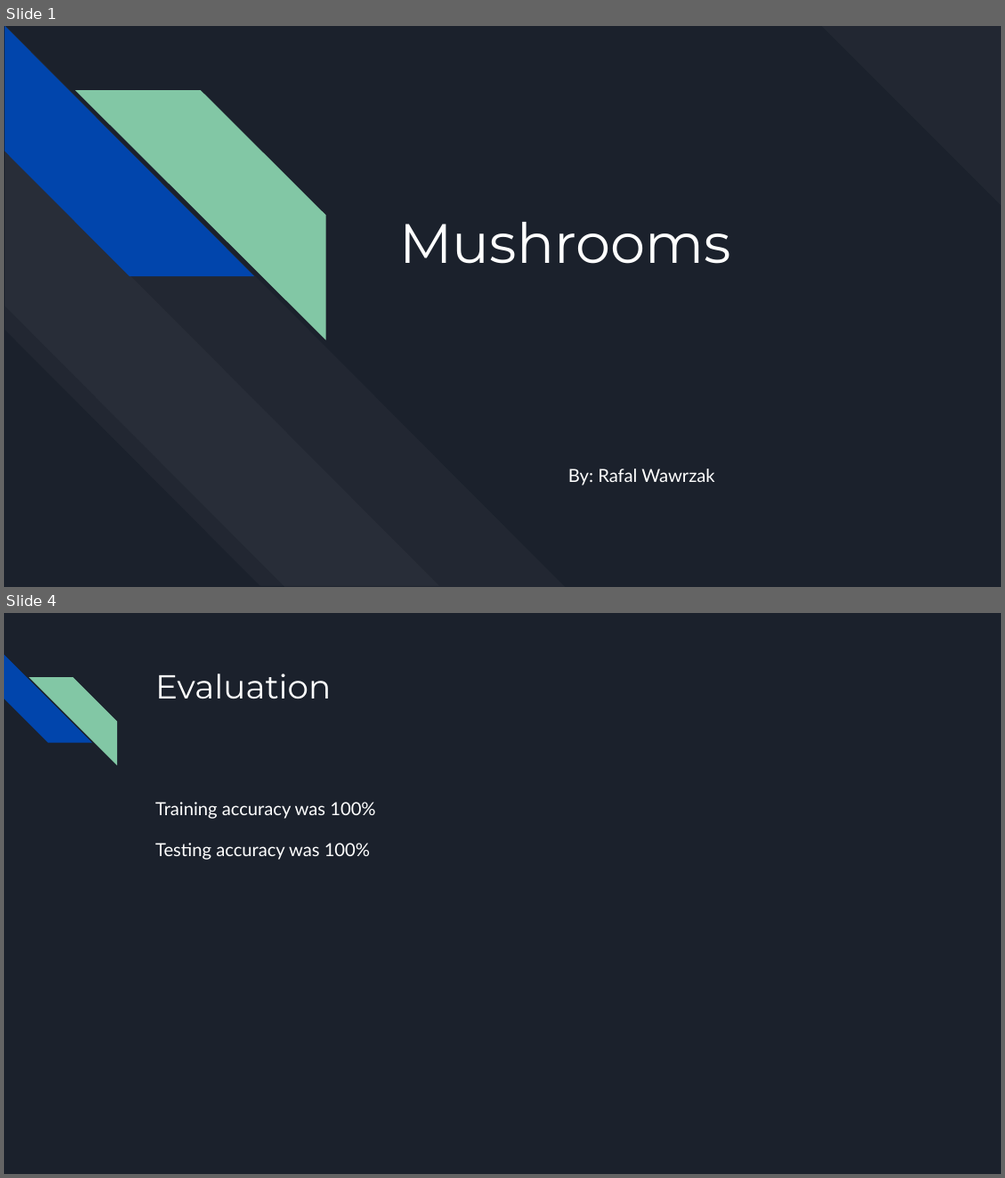
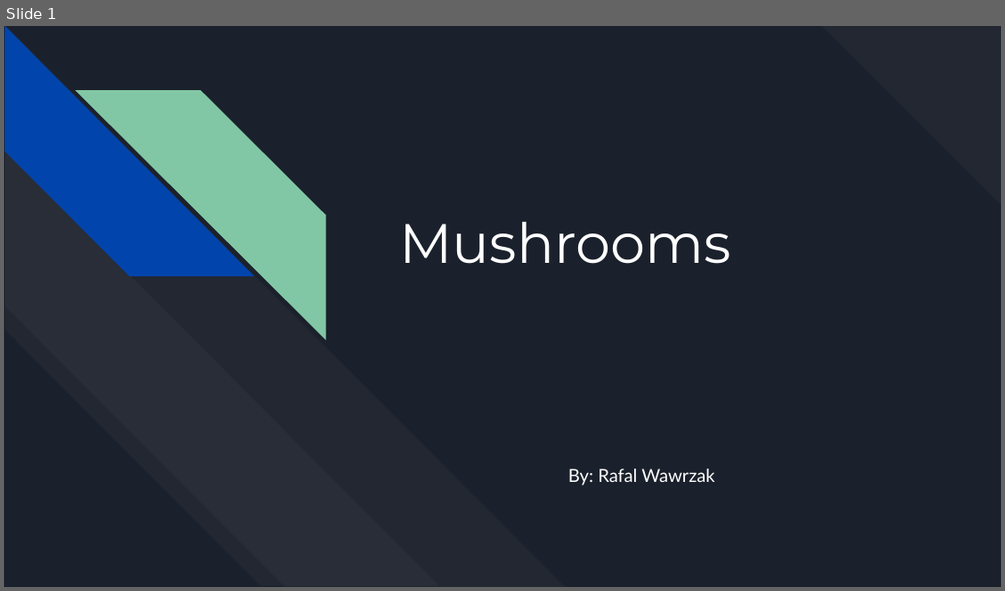
Before and after one commit to Rafal-Wawrzak/Project_2, a slide deck: Mushrooms.pptx. Shown one above the other, each under a label of ours: slides 1 and 4 before the commit, slide 1 after it; the slides between them are not shown. The pictures are 1005x1178 and 1005x591 pixels, drawn with LibreOffice and Linux fonts; fonts in the diff are those of the drawing. Boxes give left, top, right and bottom in pixels: in the first picture for what was removed or moved away, otherwise in the second. Text is boxed around its words. In the diff, an @@ line names an element or a change of style, - is before the commit and + after.

```diff
--- a/Mushrooms.pptx
+++ b/Mushrooms.pptx
@@ slide 4 removed at [4, 613, 1001, 1174], background #1B212C @@
@@ diag stripe removed at [4, 655, 92, 743] @@
@@ diag stripe removed at [29, 677, 117, 764] @@
@@ title removed at [155, 674, 331, 698] @@
-Evaluation
@@ text removed at [155, 802, 375, 860] @@
-Training accuracy was 100%
-Testing accuracy was 100%
```
Also in this commit, not shown: 3 slides changed, 1 slide added.
